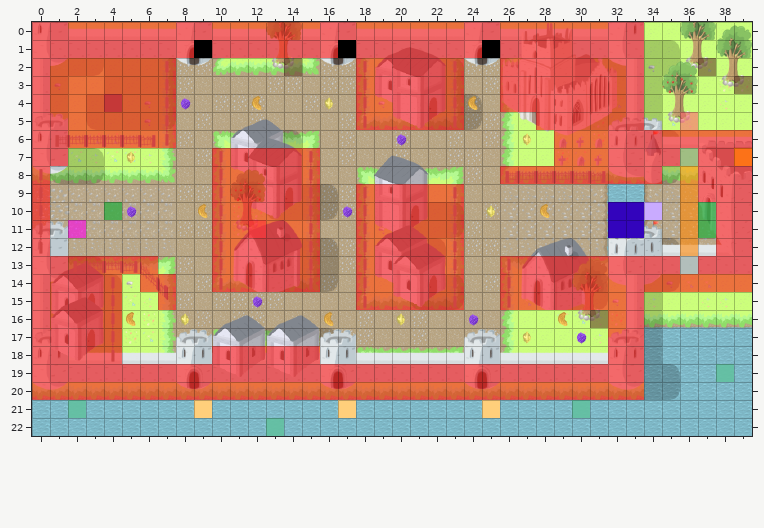
Two versions of a level (Tiled map (JSON), src/assets/level/truffles_level_1.json). Above is the file before it was changed.
Cells are 32x32 px. Shown: x 0..39, y 0..22.
The result:
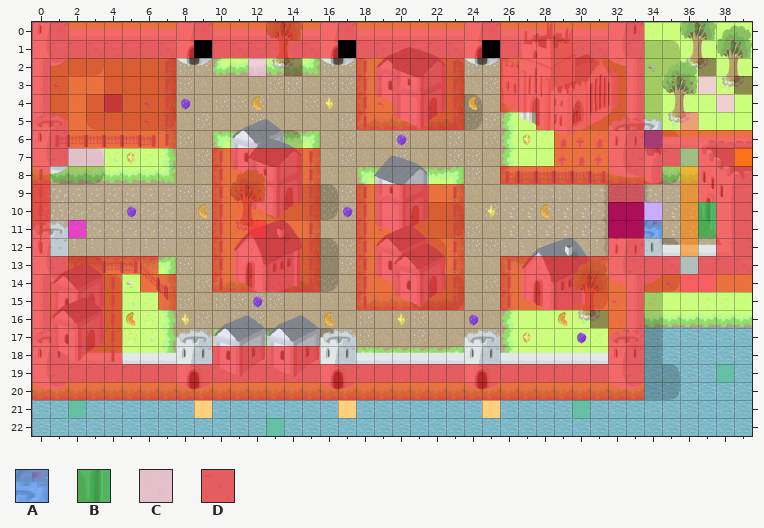
Key: from "truffles_level_1_tileset": A 446, B 550, C 603, D 654.
_ is an empty cell.
Tiles of an added or newly shown layer are drawn over the layers below it.
See-through tiles are keyed as they look on the map.
The commit says: adding tiles for kacper
The edit:
Layer "map/environment_objects/animated/flower_" (added):
y 2: x 12 _ -> C
y 3: x 37 _ -> C
y 4: x 38 _ -> C
y 7: x 2..3 __ -> CC
y 14: x 36..37 __ -> CC
Layer "map/environment_objects/animated/flag_to" (added):
y 6: x 34 _ -> A
Layer "map/environment_objects/animated/flag_lo" (added):
y 11: x 34 _ -> A
Layer "map/environment_collision/collide_depth_":
y 9..12: x 32..33 __ -> DD
Layer "map/goal/goal_depth_02":
y 10: x 4 B -> _
